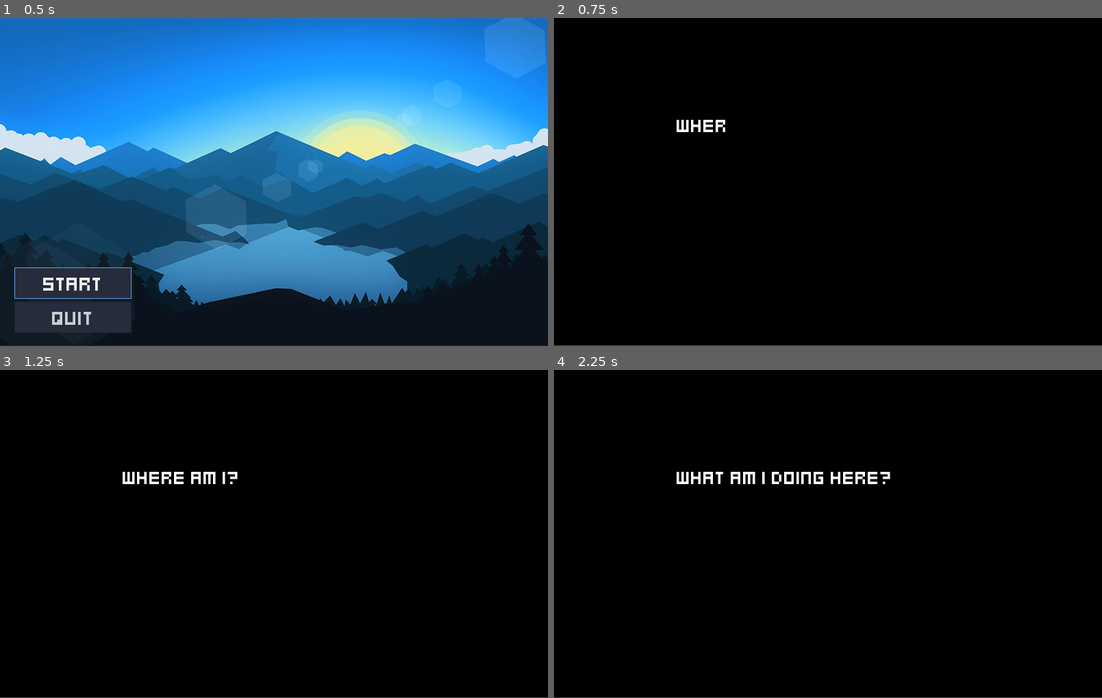
Above: before the commit, frames 1-4 (two rows, left to right).
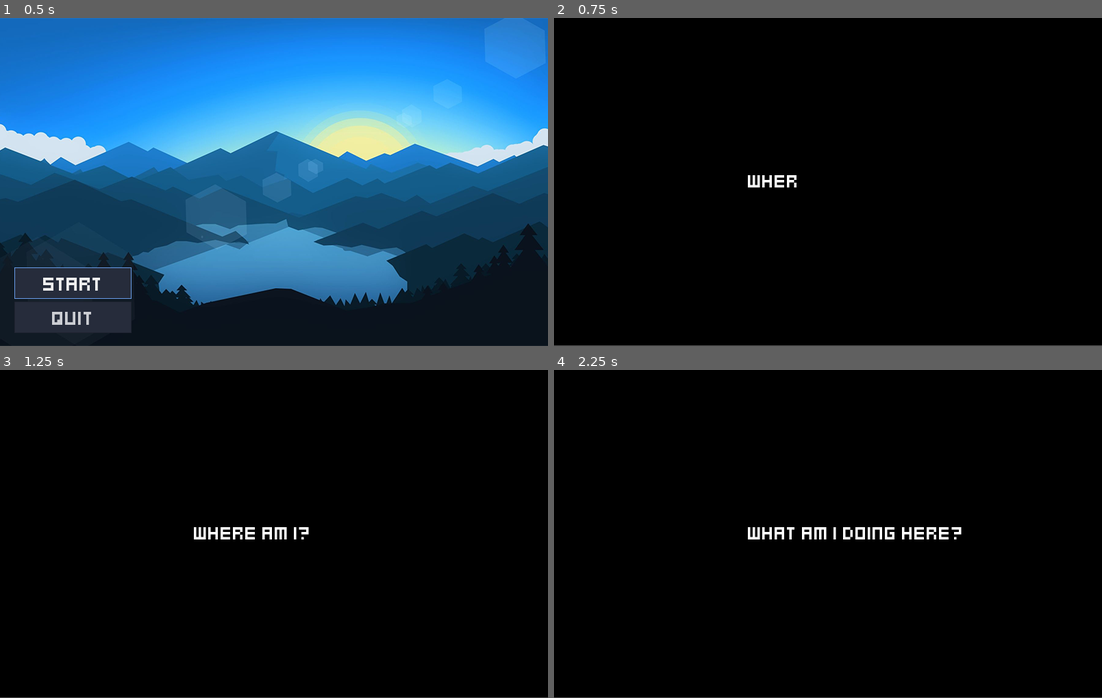
Above: after the commit, the same moments.

Repository: SpeedBLAST48/Arpegiiggio
Game: Godot game, scene res://MenuScreen.tscn
The game is run twice, just before and just after one commit, with the same random seed, the same clock (stepped at 60 frames per second) and the same inputs.
Inputs:
- Up to frame 1 (0.5 s): no input
- Up to frame 2 (0.75 s): click "Start" at 0.5 s
- Up to frame 3 (1.25 s): no input
- Up to frame 4 (2.25 s): tap Enter (ui_accept) at 1.25 s; hold Right (move_right) 1.28-2.03 s; hold Space (shoot) 1.28-2.03 s; tap Up (jump) at 1.52 s; hold Left (move_left) from 2.03 s (still down); tap Space (shoot) at 2.1 s

Frame 1 is identical in both runs. In frame 2, 0.4% of the frame differs, in the area x 22-45%, y 31-52%; in frame 3, 0.8%; in frame 4, 1.5%, in the area x 22-75%, y 31-52%.

Commit message:
richtext postion

Diff:
--- a/Openingscene.tscn
+++ b/Openingscene.tscn
@@ -23,10 +23,10 @@
 anchor_top = 0.5
 anchor_right = 0.5
 anchor_bottom = 0.5
-margin_left = -221.5
-margin_top = -101.0
-margin_right = 221.5
-margin_bottom = 101.0
+margin_left = -117.0
+margin_top = -19.5
+margin_right = 199.0
+margin_bottom = 59.5
 custom_fonts/normal_font = SubResource( 1 )
 
 [node name="Timer" type="Timer" parent="ColorRect"]
